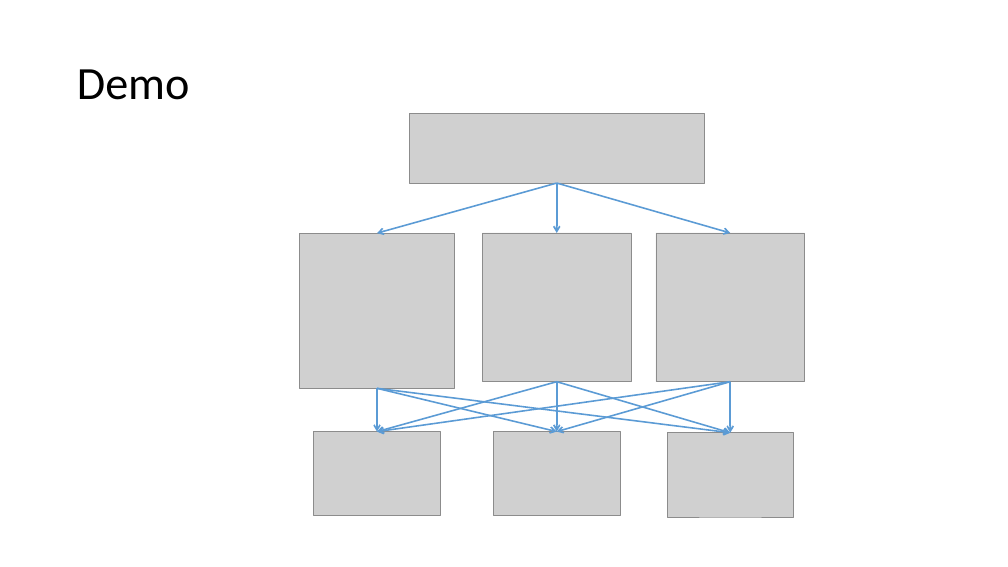
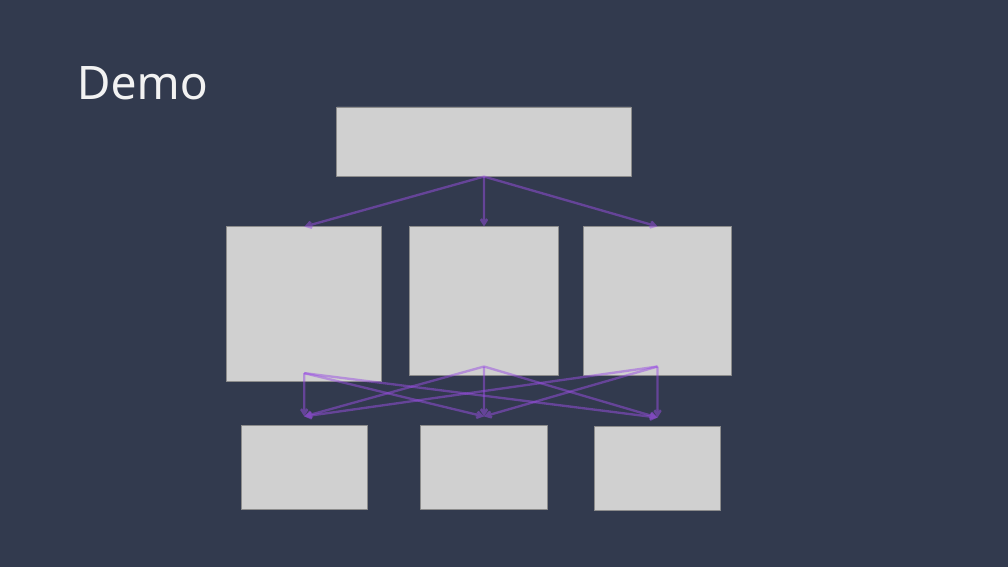
Before and after one commit to ITForumHungary/ITForum2016-DevOps, a slide deck: slide 15 of IT_Forum_Budapest-DCOS.pptx. Drawn at 1008x567 pixels with LibreOffice and Linux fonts; fonts in the diff are those of the drawing; grey boxes stand for pictures. Boxes give left, top, right and bottom in pixels: in the first picture for what was removed or moved away, otherwise in the second. Text is boxed around its words. In the diff, an @@ line names an element or a change of style, - is before the commit and + after.

Commit message:
DC/OS final presentation

```diff
--- a/IT_Forum_Budapest-DCOS.pptx
+++ b/IT_Forum_Budapest-DCOS.pptx
@@ background #FFFFFF to #323A4E @@
@@ title "Demo" at [77,66,208,100]: font Calibri to Noto Sans, text colour #000000 to #F2F2F2 @@
@@ 2 pictures, 1 arrow: place and size @@
-2 pictures, 1 arrow at [299,183,631,388]
+2 pictures, 1 arrow at [227,177,559,382]
@@ arrow (484, 177) - (305, 227): stroke #5B9BD5 1.5 pt to #994EE3 2.25 pt @@
@@ 5 pictures, 2 arrows: place and size @@
-5 pictures, 2 arrows at [314,113,805,516]
+5 pictures, 2 arrows at [241,107,732,510]
@@ arrow (484, 177) - (484, 227): stroke #5B9BD5 1.5 pt to #994EE3 2.25 pt @@
@@ arrow (484, 177) - (658, 227): stroke #5B9BD5 1.5 pt to #994EE3 2.25 pt @@
@@ 6 arrows: place and size @@
-6 arrows at [377,382,730,433]
+6 arrows at [305,367,658,417]
@@ arrow (484, 367) - (305, 417): stroke #5B9BD5 1.5 pt to #994EE3 2.25 pt @@
@@ arrow (305, 374) - (484, 417): stroke #5B9BD5 1.5 pt to #994EE3 2.25 pt @@
@@ arrow (305, 374) - (658, 417): stroke #5B9BD5 1.5 pt to #994EE3 2.25 pt @@
@@ arrow (658, 367) - (305, 417): stroke #5B9BD5 1.5 pt to #994EE3 2.25 pt @@
@@ arrow (305, 374) - (305, 417): stroke #5B9BD5 1.5 pt to #994EE3 2.25 pt @@
@@ 3 arrows: place and size @@
-3 arrows at [557,382,730,433]
+3 arrows at [484,367,658,417]
@@ arrow (484, 367) - (484, 417): stroke #5B9BD5 1.5 pt to #994EE3 2.25 pt @@
@@ arrow (484, 367) - (658, 417): stroke #5B9BD5 1.5 pt to #994EE3 2.25 pt @@
@@ arrow (658, 367) - (484, 417): stroke #5B9BD5 1.5 pt to #994EE3 2.25 pt @@
@@ arrow (658, 367) - (658, 417): stroke #5B9BD5 1.5 pt to #994EE3 2.25 pt @@
```
Also in this commit, not shown: 7 other slides changed, 8 slides added, 8 slides removed.
